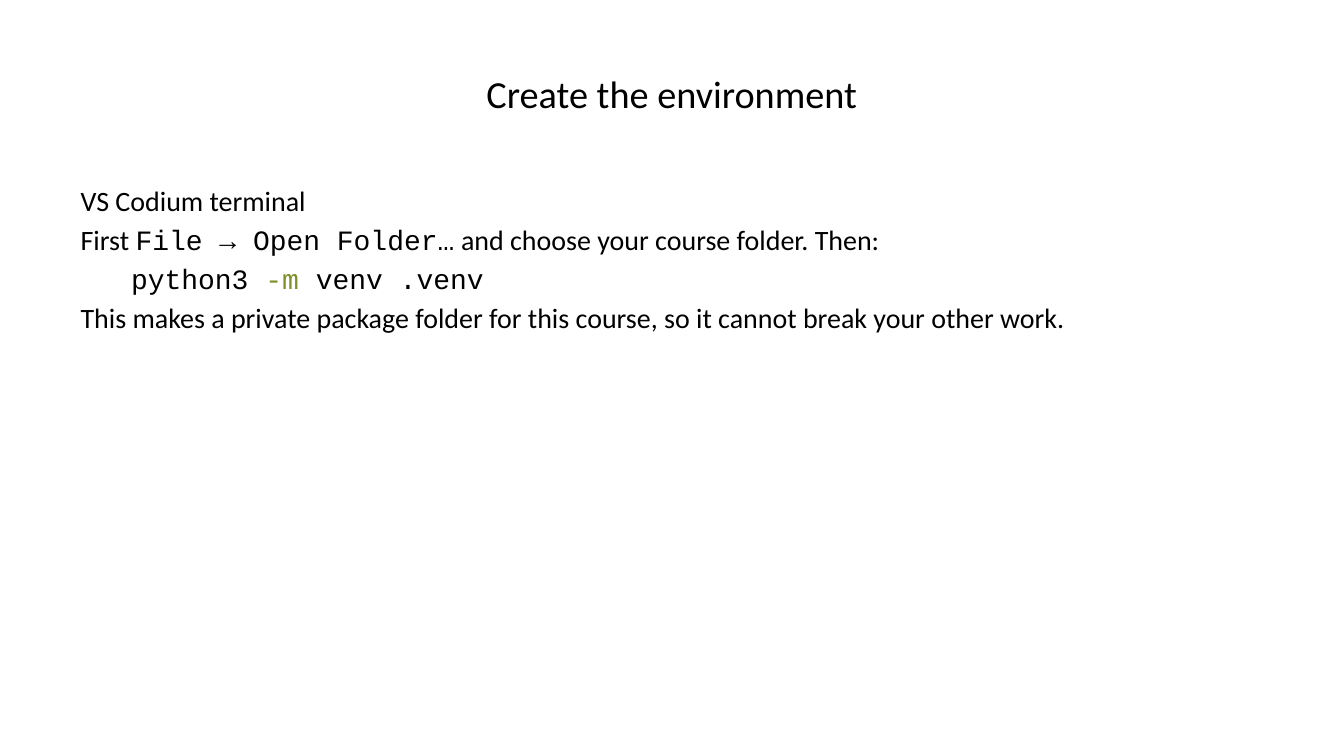
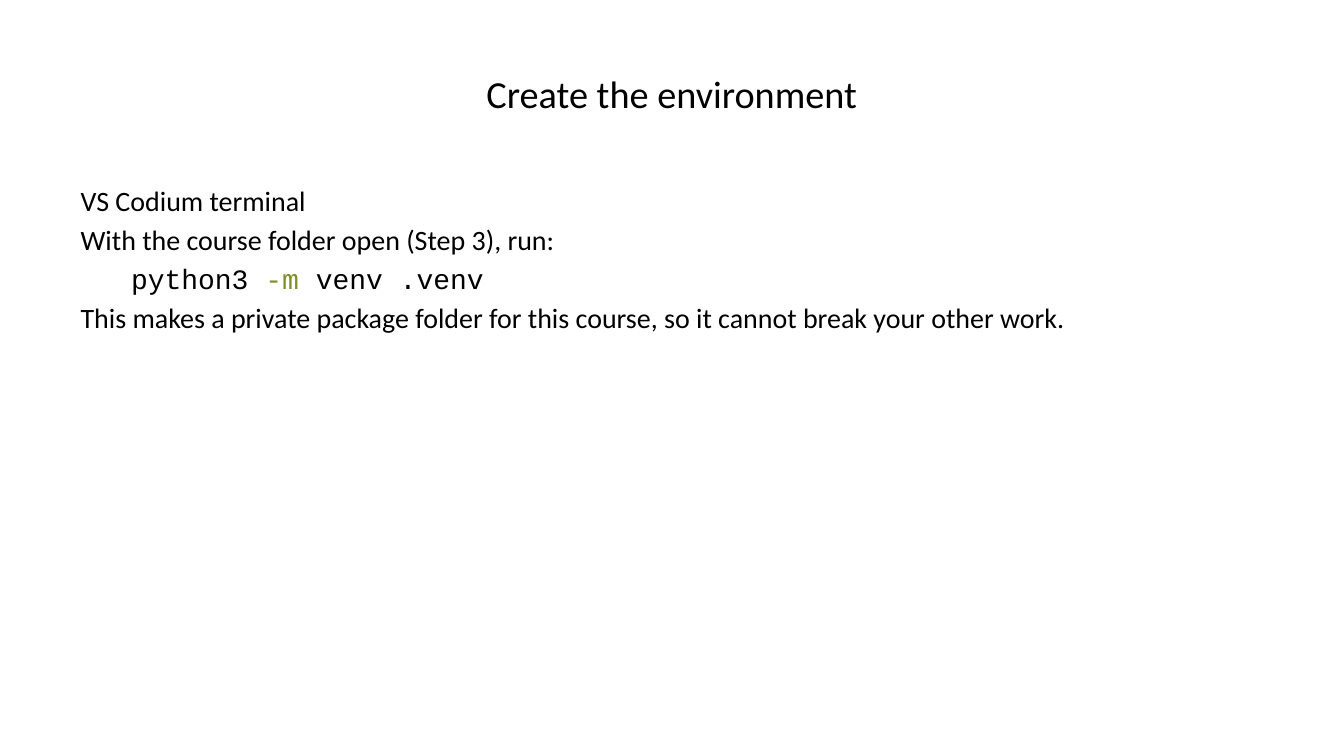
Before and after one commit to warint/quantitative-methods, a slide deck: slide 25 of 01-foundations-scenarios-and-tools/00-pre-session/slides-welcome-and-setup.pptx (slide 21 before the commit). Drawn at 1344x756 pixels with LibreOffice and Linux fonts; fonts in the diff are those of the drawing. Boxes give left, top, right and bottom in pixels: in the first picture for what was removed or moved away, otherwise in the second. Text is boxed around its words. In the diff, an @@ line names an element or a change of style, - is before the commit and + after.

```diff
--- a/01-foundations-scenarios-and-tools/00-pre-session/slides-welcome-and-setup.pptx
+++ b/01-foundations-scenarios-and-tools/00-pre-session/slides-welcome-and-setup.pptx
@@ text at (81, 229, 555, 255): text changed @@
-First File → Open Folder… and choose your course folder. Then:
+With the course folder open (Step 3), run:
```
Also in this commit, not shown: 5 other slides changed, 4 slides added, 7 other files.
